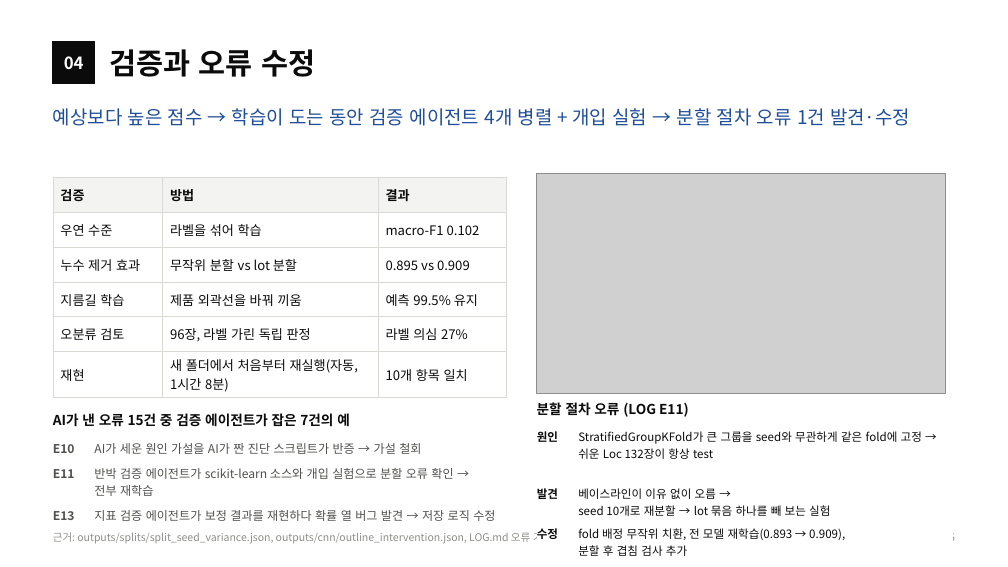
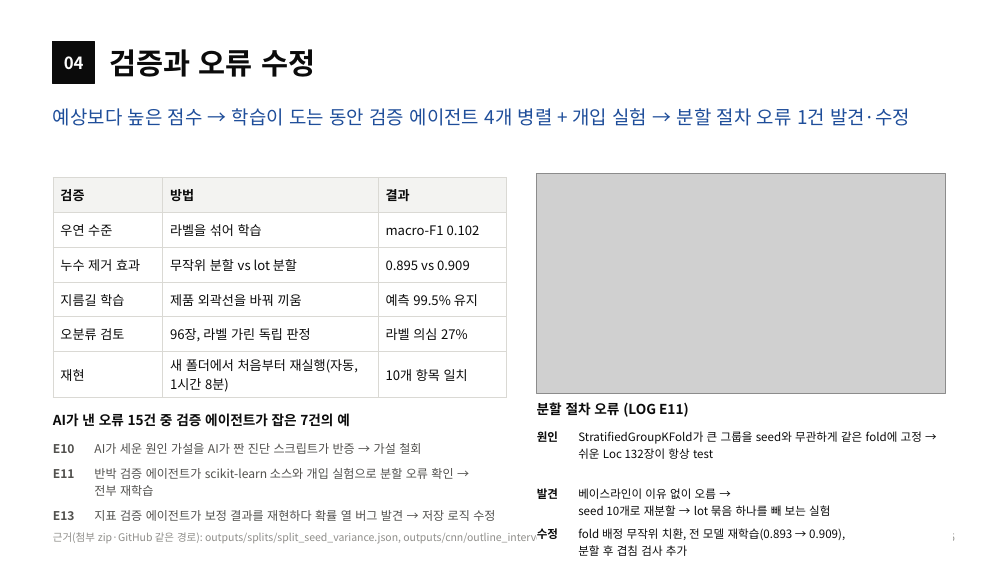
Before and after one commit to sl2ver/wm811k-wafer-defect-classification, a slide deck: slide 5 of portfolio/portfolio.pptx. Drawn at 1008x567 pixels with LibreOffice and Linux fonts; fonts in the diff are those of the drawing; grey boxes stand for pictures. Boxes give left, top, right and bottom in pixels: in the first picture for what was removed or moved away, otherwise in the second. Text is boxed around its words. In the diff, an @@ line names an element or a change of style, - is before the commit and + after.

```diff
--- a/portfolio/portfolio.pptx
+++ b/portfolio/portfolio.pptx
@@ text at [53,530,680,544]: text changed @@
-근거: outputs/splits/split_seed_variance.json, outputs/cnn/outline_intervention.json, LOG.md 오류 기록 E1~E15
+근거(첨부 zip·GitHub 같은 경로): outputs/splits/split_seed_variance.json, outputs/cnn/outline_intervention.json, LOG.md 오류 기록 E1~E15
```
Also in this commit, not shown: 4 other slides changed, 11 other files.
